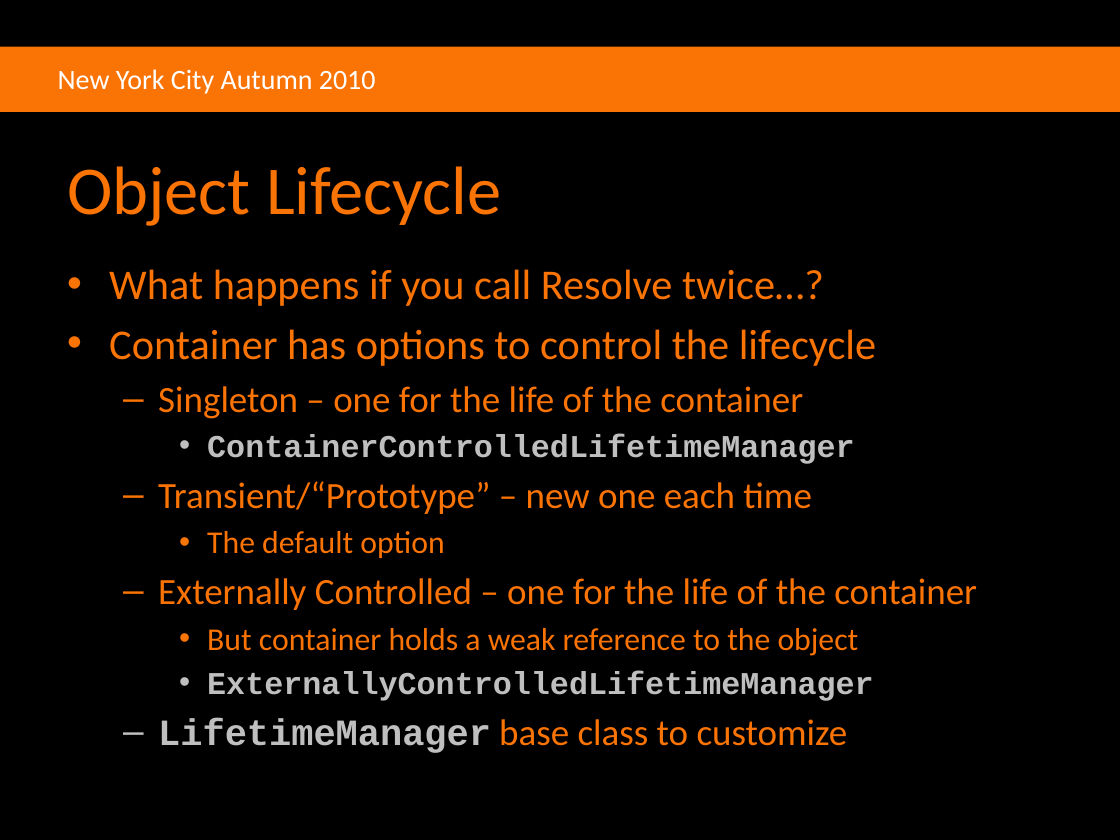
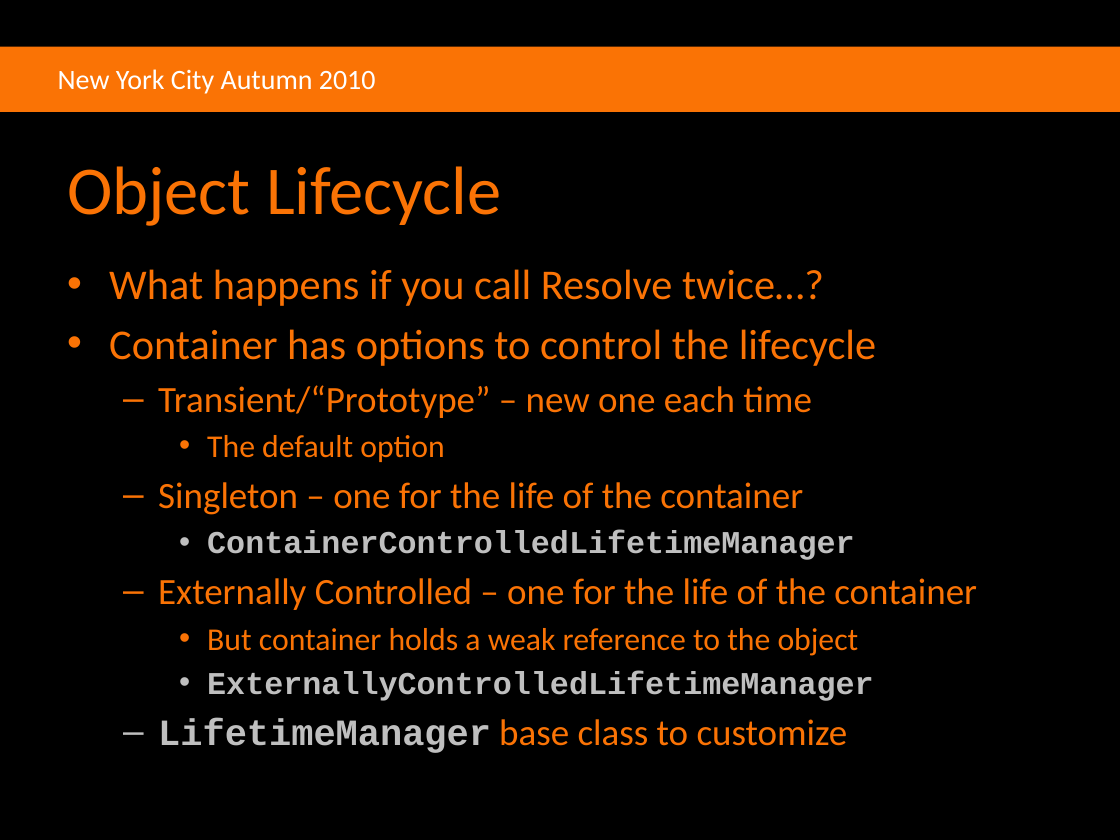
Before and after one commit to agilefire/November2010, a slide deck: slide 26 of Agile Firestarter Autumn 2010 Dependency Injection.pptx (slide 24 before the commit). Drawn at 1120x840 pixels with LibreOffice and Linux fonts; fonts in the diff are those of the drawing; background and template pictures are left out. Boxes give left, top, right and bottom in pixels: in the first picture for what was removed or moved away, otherwise in the second. Text is boxed around its words. In the diff, an @@ line names an element or a change of style, - is before the commit and + after.

```diff
--- a/Agile Firestarter Autumn 2010 Dependency Injection.pptx
+++ b/Agile Firestarter Autumn 2010 Dependency Injection.pptx
@@ text at [158, 385, 812, 462]: paragraphs added @@
+  – Transient/“Prototype” – new one each time
+    • The default option
@@ text at [158, 481, 812, 558]: paragraphs removed @@
-  – Transient/“Prototype” – new one each time
-    • The default option
```
Also in this commit, not shown: 21 other slides changed, 2 slides added, 6 other files.
